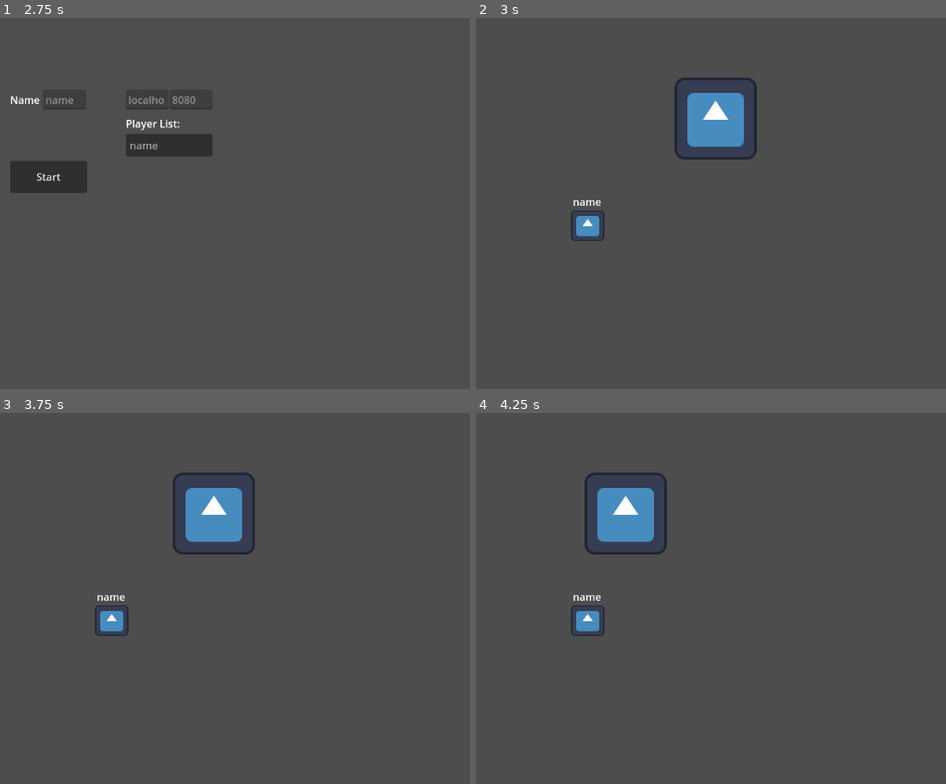
Above: before the commit, frames 1-4 (two rows, left to right).
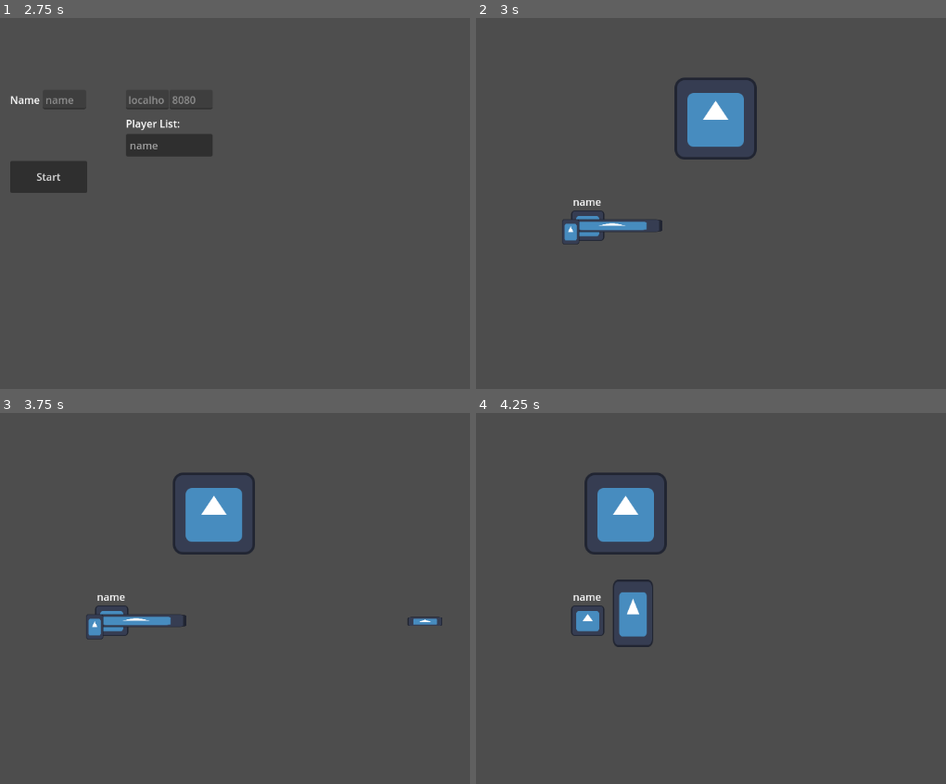
Above: after the commit, the same moments.

Repository: filipjaruska/mtds
Game: Godot game, scene res://nodes/menu/main.tscn
The game is run twice, just before and just after one commit, with the same random seed, the same clock (stepped at 60 frames per second) and the same inputs. The engine's default icon, where the game draws it, is replaced by a stand-in: a white triangle on a blue panel in a dark square.
Inputs (mouse positions are in pixels of both pictures, inside the frame that each line leads up to):
- Up to frame 1 (2.75 s): click "Start" at 0.5 s; click "Join" at 1.25 s; click "Host" at 2 s
- Up to frame 2 (3 s): click "Start" at 2.75 s
- Up to frame 3 (3.75 s): tap Enter at 3.5 s; move the mouse to (272, 598) at 3.52 s; hold Right (ui_right) from 3.53 s (still down); click (272, 598) at 3.6 s
- Up to frame 4 (4.25 s): keep holding Right (ui_right); tap Q (switch_weapon, bound only after the commit) at 3.8 s

Frame 1 is identical in both runs. In frame 2, 0.6% of the frame differs, in the area x 18-40%, y 54-62%; in frame 3, 0.7%; in frame 4, 0.9%, in the area x 29-38%, y 44-64%.
Error in both runs: Attempt to call function 'compress' in base 'null instance' on a null instance. (res://scripts/multiplayer.gd:82)

Commit message:
add weapon system

Diff:
--- a/nodes/player/player.tscn
+++ b/nodes/player/player.tscn
@@ -1,18 +1,16 @@
-[gd_scene load_steps=5 format=3 uid="uid://qgub06sgnvml"]
+[gd_scene load_steps=6 format=3 uid="uid://qgub06sgnvml"]
 
 [ext_resource type="Script" path="res://scripts/player.gd" id="1_bpepw"]
 [ext_resource type="Texture2D" uid="uid://drgp18whtsyeg" path="res://icon.svg" id="2_krkth"]
+[ext_resource type="Script" path="res://scripts/weapons/weapon_manager.gd" id="3_8meis"]
 
 [sub_resource type="CircleShape2D" id="CircleShape2D_b7jsc"]
 radius = 26.0192
 
 [sub_resource type="SceneReplicationConfig" id="SceneReplicationConfig_i0rdp"]
-properties/0/path = NodePath(".:syncPosition")
-properties/0/spawn = false
+properties/0/path = NodePath(".:position")
+properties/0/spawn = true
 properties/0/replication_mode = 1
-properties/1/path = NodePath(".:position")
-properties/1/spawn = true
-properties/1/replication_mode = 1
 
 [node name="Player" type="CharacterBody2D" groups=["Player"]]
 script = ExtResource("1_bpepw")
@@ -36,3 +34,12 @@
 
 [node name="MultiplayerSynchronizer" type="MultiplayerSynchronizer" parent="."]
 replication_config = SubResource("SceneReplicationConfig_i0rdp")
+
+[node name="WeaponManager" type="Node2D" parent="."]
+position = Vector2(38, 0)
+script = ExtResource("3_8meis")
+
+[node name="SwitchCooldownTimer" type="Timer" parent="WeaponManager"]
+wait_time = 0.3
+
+[connection signal="timeout" from="WeaponManager/SwitchCooldownTimer" to="WeaponManager" method="_on_switch_cooldown_timer_timeout"]
--- a/nodes/scenes/main.tscn
+++ b/nodes/scenes/main.tscn
@@ -25,5 +25,3 @@
 [node name="reference point" type="Sprite2D" parent="."]
 position = Vector2(637, 93)
 texture = ExtResource("3_ympha")
-
-[node name="hitbox_component" type="Area2D" parent="."]
--- /dev/null
+++ b/nodes/weapons/bullet.tscn
@@ -0,0 +1,17 @@
+[gd_scene load_steps=4 format=3 uid="uid://xcnabvtbwikx"]
+
+[ext_resource type="Script" path="res://scripts/weapons/bullet.gd" id="1_6ha7u"]
+[ext_resource type="Texture2D" uid="uid://drgp18whtsyeg" path="res://icon.svg" id="1_xpq3p"]
+
+[sub_resource type="RectangleShape2D" id="RectangleShape2D_6avn1"]
+size = Vector2(52, 14)
+
+[node name="Bullet" type="RigidBody2D"]
+script = ExtResource("1_6ha7u")
+
+[node name="CollisionShape2D" type="CollisionShape2D" parent="."]
+shape = SubResource("RectangleShape2D_6avn1")
+
+[node name="Sprite2D" type="Sprite2D" parent="."]
+scale = Vector2(0.421875, 0.109375)
+texture = ExtResource("1_xpq3p")
--- /dev/null
+++ b/nodes/weapons/pistol.tscn
@@ -0,0 +1,18 @@
+[gd_scene load_steps=4 format=3 uid="uid://cslbakgrwn56g"]
+
+[ext_resource type="Script" path="res://scripts/weapons/pistol.gd" id="1_ll076"]
+[ext_resource type="Texture2D" uid="uid://drgp18whtsyeg" path="res://icon.svg" id="2_1crjf"]
+[ext_resource type="PackedScene" uid="uid://xcnabvtbwikx" path="res://nodes/weapons/bullet.tscn" id="2_p8c4s"]
+
+[node name="Pistol" type="Node2D"]
+script = ExtResource("1_ll076")
+bullet_scene = ExtResource("2_p8c4s")
+
+[node name="Sprite2D" type="Sprite2D" parent="."]
+scale = Vector2(1.21875, 0.15625)
+texture = ExtResource("2_1crjf")
+
+[node name="Sprite2D2" type="Sprite2D" parent="."]
+position = Vector2(-64.5, 9.5)
+scale = Vector2(0.210938, 0.304688)
+texture = ExtResource("2_1crjf")
--- /dev/null
+++ b/nodes/weapons/shotgun.tscn
@@ -0,0 +1,14 @@
+[gd_scene load_steps=4 format=3 uid="uid://b7r7dn2ffb7d8"]
+
+[ext_resource type="Script" path="res://scripts/weapons/shotgun.gd" id="1_b2bdx"]
+[ext_resource type="PackedScene" uid="uid://xcnabvtbwikx" path="res://nodes/weapons/bullet.tscn" id="2_3ha8g"]
+[ext_resource type="Texture2D" uid="uid://drgp18whtsyeg" path="res://icon.svg" id="2_rr0ap"]
+
+[node name="Shotgun" type="Node2D"]
+script = ExtResource("1_b2bdx")
+bullet_scene = ExtResource("2_3ha8g")
+
+[node name="Sprite2D" type="Sprite2D" parent="."]
+position = Vector2(32.5, -11.5)
+scale = Vector2(0.492188, 0.820312)
+texture = ExtResource("2_rr0ap")
--- a/project.godot
+++ b/project.godot
@@ -53,3 +53,18 @@
 , Object(InputEventKey,"resource_local_to_scene":false,"resource_name":"","device":-1,"window_id":0,"alt_pressed":false,"shift_pressed":false,"ctrl_pressed":false,"meta_pressed":false,"pressed":false,"keycode":0,"physical_keycode":83,"key_label":0,"unicode":115,"echo":false,"script":null)
 ]
 }
+shoot={
+"deadzone": 0.5,
+"events": [Object(InputEventMouseButton,"resource_local_to_scene":false,"resource_name":"","device":-1,"window_id":0,"alt_pressed":false,"shift_pressed":false,"ctrl_pressed":false,"meta_pressed":false,"button_mask":0,"position":Vector2(0, 0),"global_position":Vector2(0, 0),"factor":1.0,"button_index":1,"canceled":false,"pressed":false,"double_click":false,"script":null)
+]
+}
+reload={
+"deadzone": 0.5,
+"events": [Object(InputEventKey,"resource_local_to_scene":false,"resource_name":"","device":-1,"window_id":0,"alt_pressed":false,"shift_pressed":false,"ctrl_pressed":false,"meta_pressed":false,"pressed":false,"keycode":0,"physical_keycode":82,"key_label":0,"unicode":114,"echo":false,"script":null)
+]
+}
+switch_weapon={
+"deadzone": 0.5,
+"events": [Object(InputEventKey,"resource_local_to_scene":false,"resource_name":"","device":-1,"window_id":0,"alt_pressed":false,"shift_pressed":false,"ctrl_pressed":false,"meta_pressed":false,"pressed":false,"keycode":0,"physical_keycode":81,"key_label":0,"unicode":113,"echo":false,"script":null)
+]
+}
--- a/scripts/player.gd
+++ b/scripts/player.gd
@@ -2,6 +2,7 @@
 
 @export var speed: float = 200.0
 var sync_position  = Vector2(0,0) #alternative way to synchorinze movement, not currently used
+@onready var weapon_manager = $WeaponManager
 
 func _ready():
 	$MultiplayerSynchronizer.set_multiplayer_authority(str(name).to_int())
@@ -18,6 +19,7 @@
 	).normalized() * speed
 	velocity = input_vector
 	move_and_slide()
+	weapon_manager._process(delta)
 
 func set_player_name(player_name: String):
 	$Label.text = player_name
--- /dev/null
+++ b/scripts/weapons/bullet.gd
@@ -0,0 +1,11 @@
+extends RigidBody2D
+
+@export var speed: float = 5000.0
+
+func _ready():
+	# Initial impulse
+	apply_impulse(Vector2(), Vector2(speed, 0).rotated(rotation))
+
+func _process(delta):
+	# only needed to adjust the velocity each frame
+	self.linear_velocity = Vector2(speed, 0).rotated(rotation)
--- /dev/null
+++ b/scripts/weapons/pistol.gd
@@ -0,0 +1,17 @@
+extends RangedWeapon
+
+@export var bullet_scene: PackedScene
+@export var ammo: int = 18
+@export var max_ammo: int = 18
+
+func _ready():
+	set_ammo_and_max_ammo(ammo, max_ammo)
+func _shoot_bullet():
+	var bullet = bullet_scene.instantiate()
+	get_parent().add_child(bullet)
+
+	var offset = Vector2(range / 10, 0).rotated(global_rotation)
+	bullet.global_position = global_position + offset
+	bullet.rotation = global_rotation
+	bullet.apply_impulse(Vector2(), Vector2(speed, 0).rotated(bullet.rotation))
+	print("Pistol fired.")
--- /dev/null
+++ b/scripts/weapons/ranged_weapon.gd
@@ -0,0 +1,37 @@
+
+extends Node2D
+class_name RangedWeapon
+
+@export var fire_rate: float = 1.0
+@export var range: float = 500.0
+@export var AMMO: int
+@export var MAX_AMMO: int
+@export var speed: float = 500.0
+
+var last_shot_time: float = 0.0
+
+func _ready():
+    last_shot_time = Time.get_ticks_msec()
+
+func shoot():
+    if Time.get_ticks_msec() - last_shot_time >= 1000 / fire_rate:
+        if AMMO > 0:
+            _shoot_bullet()
+            last_shot_time = Time.get_ticks_msec()
+            AMMO -= 1
+        else:
+            print("Out of AMMO!")
+    else:
+        print("Weapon on cooldown!")
+
+func _shoot_bullet():
+	# for children
+    pass
+
+func reload():
+    AMMO = MAX_AMMO
+    print("Weapon reloaded.")
+
+func set_ammo_and_max_ammo(a: int, b: int):
+    AMMO = a
+    MAX_AMMO = b
--- /dev/null
+++ b/scripts/weapons/shotgun.gd
@@ -0,0 +1,23 @@
+extends RangedWeapon
+
+@export var bullet_scene: PackedScene
+@export var pellets: int = 5
+@export var ammo: int = 5
+@export var max_ammo: int = 5
+
+func _ready():
+    set_ammo_and_max_ammo(ammo, max_ammo)
+
+func _shoot_bullet():
+    for i in range(pellets):
+        var bullet = bullet_scene.instantiate()
+        get_parent().add_child(bullet)
+
+        var offset = Vector2(range / 10, 0).rotated(global_rotation)
+        bullet.global_position = global_position + offset
+
+        # Spread of the shotgun pellets
+        bullet.rotation = global_rotation + randf() * 0.1 - 0.05
+
+        bullet.apply_impulse(Vector2(), Vector2(speed, 0).rotated(bullet.rotation))
+    print("Shotgun fired.")
--- /dev/null
+++ b/scripts/weapons/weapon_manager.gd
@@ -0,0 +1,50 @@
+extends Node2D
+
+var current_weapon: RangedWeapon
+var can_switch: bool = true
+
+@onready var switch_cooldown_timer = $"../WeaponManager/SwitchCooldownTimer"
+
+func _ready():
+	var pistol_scene: PackedScene = preload("res://nodes/weapons/pistol.tscn")
+	var shotgun_scene: PackedScene = preload("res://nodes/weapons/shotgun.tscn")
+
+	var pistol = pistol_scene.instantiate()
+	pistol.name = "Pistol"
+	add_child(pistol)
+	current_weapon = pistol
+
+	var shotgun = shotgun_scene.instantiate()
+	shotgun.name = "Shotgun"
+	add_child(shotgun)
+	shotgun.hide()
+
+func switch_weapon():
+	if not can_switch:
+		return
+
+	can_switch = false
+	switch_cooldown_timer.start()
+
+	print("Current Weapon: ", current_weapon.name)
+	if current_weapon.name == "Pistol":
+		current_weapon.hide()
+		current_weapon = get_node("Shotgun")
+	elif current_weapon.name == "Shotgun":
+		current_weapon.hide()
+		current_weapon = get_node("Pistol")
+	current_weapon.show()
+	print("Switched to: ", current_weapon.name)
+
+func _process(delta):
+	if Input.is_action_just_pressed("shoot"):
+		current_weapon.shoot()
+
+	if Input.is_action_just_pressed("reload"):
+		current_weapon.reload()
+
+	if Input.is_action_just_pressed("switch_weapon"):
+		switch_weapon()
+
+func _on_switch_cooldown_timer_timeout():
+	can_switch = true
